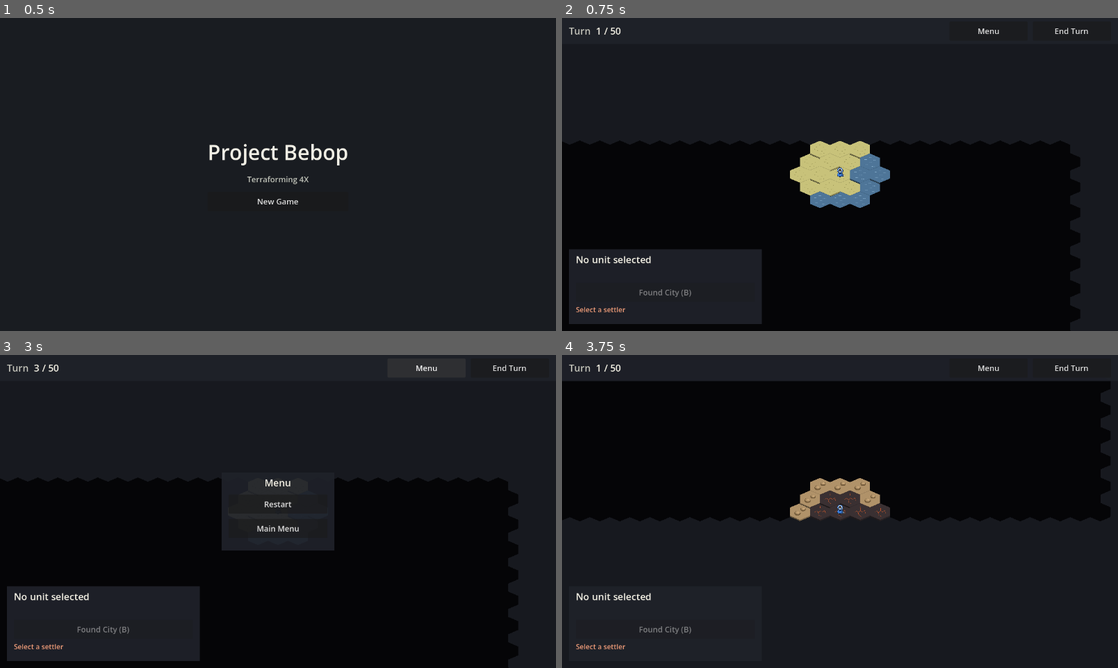
Above: before the commit, frames 1-4 (two rows, left to right).
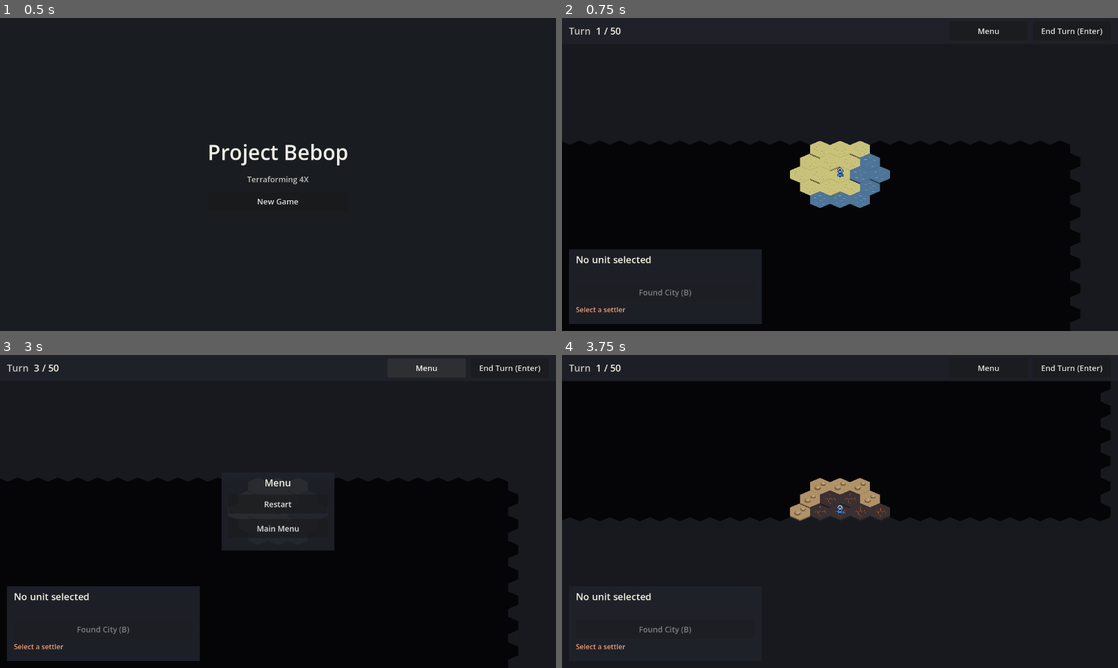
Above: after the commit, the same moments.

Repository: bryanjiang15/Project-Bebop
Game: Godot game, scene res://scenes/main_menu.tscn
The game is run twice, just before and just after one commit, with the same random seed, the same clock (stepped at 60 frames per second) and the same inputs.
Inputs:
- Up to frame 1 (0.5 s): no input
- Up to frame 2 (0.75 s): click "New Game" at 0.5 s
- Up to frame 3 (3 s): click "End Turn" (after the commit: "End Turn (Enter)") at 1.25 s; click "End Turn" (after the commit: "End Turn (Enter)") at 2 s; click "Menu" at 2.75 s
- Up to frame 4 (3.75 s): click "Restart" at 3.5 s

Frame 1 is identical in both runs. In frame 2, 0.1% of the frame differs, in the area x 86-98%, y 3-6%; in frame 3, 0.1%; in frame 4, 0.1%.

Commit message:
Move units with right click and end the turn with Enter.
Left click only selects. A right click on a highlighted tile moves. Enter uses the End Turn path and does nothing while the in-game menu is open.

Co-authored-by: Bryan Jiang <bryanjiang15@users.noreply.github.com>

Diff:
--- a/project.godot
+++ b/project.godot
@@ -64,6 +64,11 @@
 "events": [Object(InputEventKey,"resource_local_to_scene":false,"resource_name":"","device":-1,"window_id":0,"alt_press …(190 unchanged characters)…
 ]
 }
+end_turn={
+"deadzone": 0.5,
+"events": [Object(InputEventKey,"resource_local_to_scene":false,"resource_name":"","device":-1,"window_id":0,"alt_pressed":false,"shift_pressed":false,"ctrl_pressed":false,"meta_pressed":false,"pressed":false,"keycode":0,"physical_keycode":4194309,"key_label":0,"unicode":0,"location":0,"echo":false,"script":null)
+]
+}
 
 [rendering]
 
--- a/scenes/game.tscn
+++ b/scenes/game.tscn
@@ -94,7 +94,7 @@
 [node name="EndTurnButton" parent="UI/TopBar/Row" instance=ExtResource("3_button")]
 unique_name_in_owner = true
 layout_mode = 2
-text = "End Turn"
+text = "End Turn (Enter)"
 
 [node name="SelectionPanel" type="PanelContainer" parent="UI"]
 unique_name_in_owner = true
--- a/scripts/view/game_view.gd
+++ b/scripts/view/game_view.gd
@@ -40,7 +40,9 @@
 var _hovered: Vector2i = Vector2i(-999999, -999999)
 var _dragging: bool = false
 var _left_down: bool = false
+var _right_down: bool = false
 var _press_pos: Vector2 = Vector2.ZERO
+var _right_press: Vector2 = Vector2.ZERO
 var _selected_id: int = -1
 
 @onready var _camera: Camera2D = %Camera
@@ -92,6 +94,10 @@
 		return
 	if event.is_action_pressed("found_city"):
 		_on_found_city_pressed()
+		return
+	if event.is_action_pressed("end_turn"):
+		if not event.is_echo() and not _menu.visible:
+			_on_end_turn_pressed()
 		return
 	if event is InputEventMouseButton:
 		var button := event as InputEventMouseButton
@@ -109,7 +115,16 @@
 				_left_down = false
 				_dragging = false
 				if clicked:
-					_click_screen(button.position)
+					_select_at_screen(button.position)
+		elif button.button_index == MOUSE_BUTTON_RIGHT:
+			if button.pressed:
+				_right_down = true
+				_right_press = button.position
+			else:
+				var clicked := _right_down and _right_press.distance_to(button.position) <= _CLICK_SLOP
+				_right_down = false
+				if clicked:
+					_move_at_screen(button.position)
 		elif button.button_index == MOUSE_BUTTON_MIDDLE:
 			_dragging = button.pressed
 	elif event is InputEventMouseMotion:
@@ -173,7 +188,7 @@
 	get_tree().change_scene_to_file("res://scenes/main_menu.tscn")
 
 
-func _click_screen(screen: Vector2) -> void:
+func _select_at_screen(screen: Vector2) -> void:
 	if _menu.visible:
 		return
 	var cell := _cell_at_screen(screen)
@@ -182,14 +197,24 @@
 		_selected_id = -1
 		_refresh_selection()
 		return
-	var selected := _selected_unit()
-	if selected != null and setup.reachable_tiles(selected).has(cell):
-		setup.move_unit(selected, cell)
-		_refresh_board()
-		return
 	var own := _own_unit_at(cell)
 	_selected_id = own.id if own != null else -1
 	_refresh_selection()
+
+
+func _move_at_screen(screen: Vector2) -> void:
+	if _menu.visible:
+		return
+	var unit := _selected_unit()
+	if unit == null:
+		return
+	var cell := _cell_at_screen(screen)
+	if not Hex.in_map(Hex.offset_to_axial(cell), _config.map_width, _config.map_height):
+		return
+	if not setup.reachable_tiles(unit).has(cell):
+		return
+	setup.move_unit(unit, cell)
+	_refresh_board()
 
 
 func _refresh_board() -> void:
--- a/tests/capture_ticket8.gd
+++ b/tests/capture_ticket8.gd
@@ -47,6 +47,25 @@
 	if not await _save("/opt/cursor/artifacts/ticket8_move_highlight.png"):
 		return
 	print("HIGHLIGHTS ", highlights, " SEED ", setup.seed_used, " CELL ", cell)
+	var mover: PlayerState.UnitState = null
+	for candidate in setup.players[setup.human_index].units:
+		if candidate.unit_type == "settler":
+			mover = candidate
+			break
+	var dest: Vector2i = setup.reachable_tiles(mover).keys()[0]
+	_click(game, dest, MOUSE_BUTTON_RIGHT)
+	if setup.human_settler_cell() != dest:
+		print("FAIL right click move, still ", setup.human_settler_cell())
+		quit(1)
+		return
+	cell = dest
+	_frame(game, cell)
+	for _frame in 4:
+		await process_frame
+	await RenderingServer.frame_post_draw
+	if not await _save("/opt/cursor/artifacts/ticket8_after_move.png"):
+		return
+	print("MOVED ", cell)
 	var found := game.get_node("%FoundCityButton") as Button
 	if found.disabled:
 		print("FAIL Found City disabled: ", (game.get_node("%FoundCityReason") as Label).text)
@@ -93,18 +112,18 @@
 	camera.position = map.map_to_local(cell) + Vector2(0, 70)
 
 
-func _click(game: Node, cell: Vector2i) -> void:
+func _click(game: Node, cell: Vector2i, button_index: int = MOUSE_BUTTON_LEFT) -> void:
 	var map := game.get_node("%Map") as TileMapLayer
 	var world: Vector2 = map.to_global(map.map_to_local(cell))
 	var screen: Vector2 = game.get_viewport().get_canvas_transform() * world
 	var press := InputEventMouseButton.new()
-	press.button_index = MOUSE_BUTTON_LEFT
+	press.button_index = button_index
 	press.pressed = true
 	press.position = screen
 	press.global_position = screen
 	game._unhandled_input(press)
 	var release := InputEventMouseButton.new()
-	release.button_index = MOUSE_BUTTON_LEFT
+	release.button_index = button_index
 	release.pressed = false
 	release.position = screen
 	release.global_position = screen
--- a/tests/run_tests.gd
+++ b/tests/run_tests.gd
@@ -19,6 +19,7 @@
 	_test_pathfinding()
 	_test_movement_and_fog()
 	_test_found_city()
+	_test_end_turn_key()
 	print("\nPassed: %d  Failed: %d" % [_passed, _failed])
 	quit(1 if _failed > 0 else 0)
 
@@ -531,6 +532,16 @@
 	_ok(first.city_name == "Only" and later.city_name == "Only 2", "names past the list stay unique")
 
 
+func _test_end_turn_key() -> void:
+	print("[end turn key]")
+	_ok(InputMap.has_action("end_turn"), "end_turn action exists")
+	var bound := false
+	for event in InputMap.action_get_events("end_turn"):
+		if event is InputEventKey and (event as InputEventKey).physical_keycode == KEY_ENTER:
+			bound = true
+	_ok(bound, "Enter is bound to end_turn")
+
+
 func _same_setup(a: GameSetup, b: GameSetup) -> bool:
 	if a.seed_used != b.seed_used or a.map.lands != b.map.lands or a.players.size() != b.players.size():
 		return false
--- a/tests/smoke_game.gd
+++ b/tests/smoke_game.gd
@@ -26,21 +26,18 @@
 		return
 	if not _assert_new_game(game):
 		return
+	if not _move_settler(game):
+		return
 	if not _found_city(game):
 		return
-	(game.get_node("%EndTurnButton") as Button).pressed.emit()
-	var turn := (game.get_node("%TurnLabel") as Label).text
-	if turn != "2 / 50":
-		print("FAIL turn: '", turn, "'")
-		quit(1)
-		return
-	print("PASS turn ", turn)
+	if not _end_turn_with_enter(game):
+		return
 	(game.get_node("%MenuButton") as Button).pressed.emit()
 	(game.get_node("%RestartButton") as Button).pressed.emit()
 	game = await _wait_for("res://scripts/view/game_view.gd")
 	if game == null:
 		return
-	turn = (game.get_node("%TurnLabel") as Label).text
+	var turn := (game.get_node("%TurnLabel") as Label).text
 	if turn != "1 / 50":
 		print("FAIL restart turn: '", turn, "'")
 		quit(1)
@@ -151,6 +148,68 @@
 	return true
 
 
+func _move_settler(game: Node) -> bool:
+	var setup := game.get("setup") as GameSetup
+	var origin := setup.human_settler_cell()
+	_click_cell(game, origin, MOUSE_BUTTON_LEFT)
+	if game.get_node("%MoveHighlights").get_child_count() < 2:
+		print("FAIL highlights ", game.get_node("%MoveHighlights").get_child_count())
+		quit(1)
+		return false
+	var unit: PlayerState.UnitState = null
+	for candidate in setup.players[setup.human_index].units:
+		if candidate.unit_type == "settler":
+			unit = candidate
+			break
+	var tiles: Dictionary = setup.reachable_tiles(unit)
+	if tiles.is_empty():
+		print("FAIL no reachable tile")
+		quit(1)
+		return false
+	var dest: Vector2i = tiles.keys()[0]
+	_click_cell(game, dest, MOUSE_BUTTON_LEFT)
+	if setup.human_settler_cell() != origin:
+		print("FAIL left click moved the settler to ", setup.human_settler_cell())
+		quit(1)
+		return false
+	print("PASS left click does not move")
+	_click_cell(game, origin, MOUSE_BUTTON_LEFT)
+	_click_cell(game, dest, MOUSE_BUTTON_RIGHT)
+	if setup.human_settler_cell() != dest:
+		print("FAIL right click did not move, still ", setup.human_settler_cell())
+		quit(1)
+		return false
+	print("PASS right click moved to ", dest)
+	return true
+
+
+func _end_turn_with_enter(game: Node) -> bool:
+	(game.get_node("%MenuButton") as Button).pressed.emit()
+	_press_action(game, "end_turn")
+	var turn := (game.get_node("%TurnLabel") as Label).text
+	if turn != "1 / 50":
+		print("FAIL enter during menu: '", turn, "'")
+		quit(1)
+		return false
+	print("PASS enter ignored while menu is open")
+	(game.get_node("%MenuButton") as Button).pressed.emit()
+	_press_action(game, "end_turn")
+	turn = (game.get_node("%TurnLabel") as Label).text
+	if turn != "2 / 50":
+		print("FAIL enter turn: '", turn, "'")
+		quit(1)
+		return false
+	print("PASS enter ends turn ", turn)
+	return true
+
+
+func _press_action(game: Node, action: String) -> void:
+	var event := InputEventAction.new()
+	event.action = action
+	event.pressed = true
+	game._unhandled_input(event)
+
+
 func _found_city(game: Node) -> bool:
 	var setup := game.get("setup") as GameSetup
 	var cell := setup.human_settler_cell()
@@ -193,18 +252,18 @@
 	return true
 
 
-func _click_cell(game: Node, cell: Vector2i) -> void:
+func _click_cell(game: Node, cell: Vector2i, button_index: int = MOUSE_BUTTON_LEFT) -> void:
 	var map := game.get_node("%Map") as TileMapLayer
 	var world: Vector2 = map.to_global(map.map_to_local(cell))
 	var screen: Vector2 = game.get_viewport().get_canvas_transform() * world
 	var press := InputEventMouseButton.new()
-	press.button_index = MOUSE_BUTTON_LEFT
+	press.button_index = button_index
 	press.pressed = true
 	press.position = screen
 	press.global_position = screen
 	game._unhandled_input(press)
 	var release := InputEventMouseButton.new()
-	release.button_index = MOUSE_BUTTON_LEFT
+	release.button_index = button_index
 	release.pressed = false
 	release.position = screen
 	release.global_position = screen
Not shown, changed: .cursor/rules/godot.mdc
Not shown, changed: AGENTS.md
Not shown, changed: README.md
Not shown, changed: docs/movement_and_founding.md
